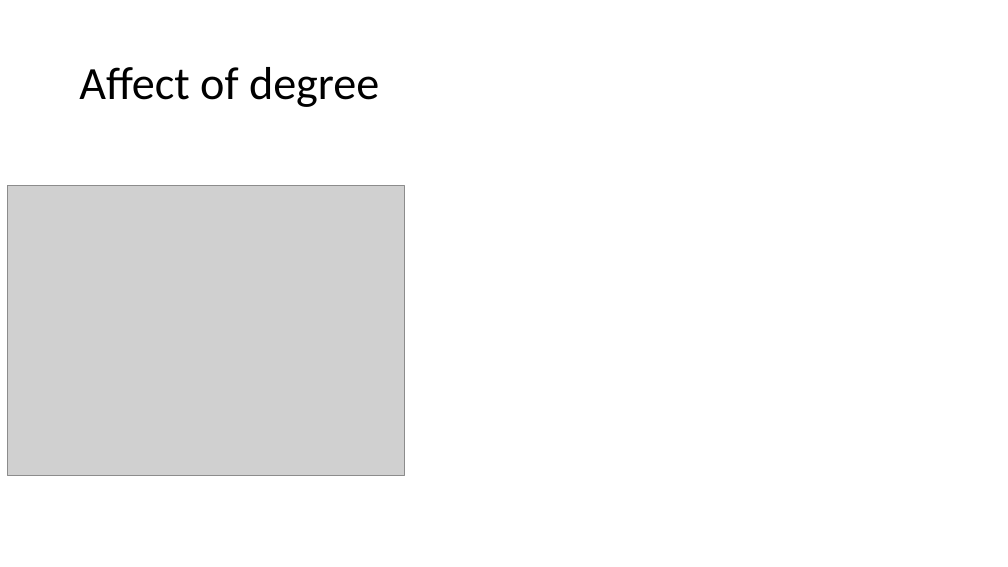
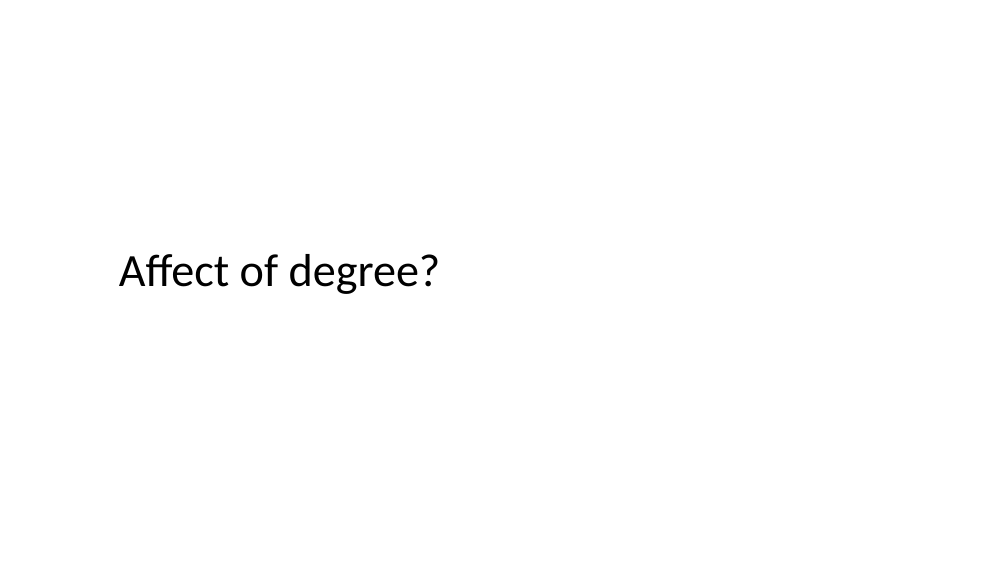
Before and after one commit to ExpertsVision/MachineLearningFundamentals, a slide deck: slide 57 of Lesson 1/Lesson1.1.pptx. Drawn at 1008x567 pixels with LibreOffice and Linux fonts; fonts in the diff are those of the drawing; grey boxes stand for pictures. Boxes give left, top, right and bottom in pixels: in the first picture for what was removed or moved away, otherwise in the second. Text is boxed around its words. In the diff, an @@ line names an element or a change of style, - is before the commit and + after.

```diff
--- a/Lesson 1/Lesson1.1.pptx
+++ b/Lesson 1/Lesson1.1.pptx
@@ picture removed at (7,185,404,476) @@
@@ title at (119,254,441,294): text changed @@
-Affect of degree
+Affect of degree?
```
Also in this commit, not shown: 2 other slides changed, 1 slide removed.
